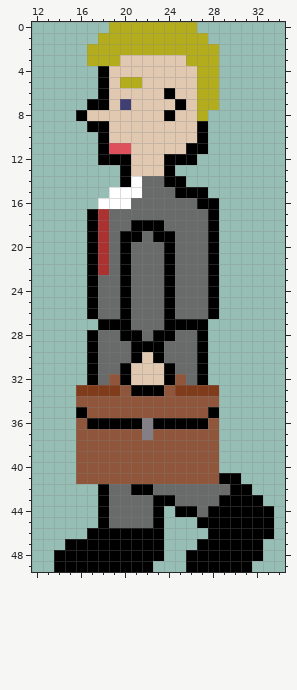
Two versions of one pixel-art file, circular_game/adult theme/adult.aseprite. The picture above was drawn from the file before the commit.
50x50 pixels, 1 frame. Shown: x 12..34, y 0..49.
After the commit:
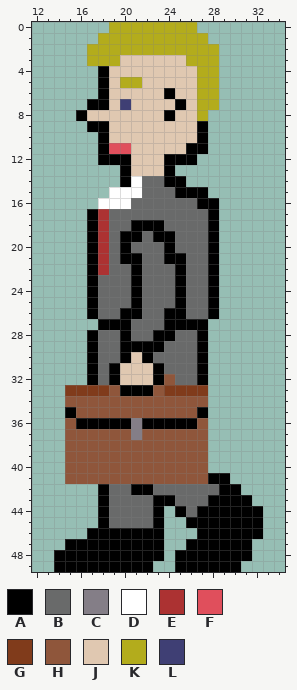
Palette (. is transparent): A #000000  B #696a6a  C #847e87  D #ffffff  E #ac3232  F #e04f5c  G #803b1b  H #8f563b  J #e0c8b1  K #b3ac1c  L #3f3f74
What changed:
{"y":21,"x":21,"old":"B","new":"A"}
{"y":21,"x":25,"old":"B","new":"A"}
{"y":22,"x":20,"old":"AB","new":"BA"}
{"y":22,"x":24,"old":"AB","new":"BA"}
{"y":23,"x":20,"old":"AB","new":"BA"}
{"y":23,"x":24,"old":"AB","new":"BA"}
{"y":24,"x":20,"old":"AB","new":"BA"}
{"y":24,"x":24,"old":"AB","new":"BA"}
{"y":25,"x":20,"old":"AB","new":"BA"}
{"y":25,"x":24,"old":"AB","new":"BA"}
{"y":26,"x":21,"old":"B","new":"A"}
{"y":26,"x":25,"old":"B","new":"A"}
{"y":28,"x":21,"old":"A","new":"B"}
{"y":29,"x":20,"old":"B","new":"A"}
{"y":30,"x":20,"old":"BAJA","new":"AJAB"}
{"y":31,"x":19,"old":"BA","new":"AJ"}
{"y":31,"x":23,"old":"JA","new":"AB"}
{"y":32,"x":19,"old":"HA","new":"AJ"}
{"y":32,"x":23,"old":"JAH","new":"AHB"}
{"y":33,"x":15,"old":".","new":"G"}
{"y":33,"x":19,"old":"GH","new":"HA"}
{"y":33,"x":23,"old":"AH","new":"HG"}
{"y":33,"x":28,"old":"G","new":"."}
{"y":34,"x":15,"old":".","new":"H"}
{"y":34,"x":28,"old":"H","new":"."}
{"y":35,"x":15,"old":".A","new":"AH"}
{"y":35,"x":27,"old":"HA","new":"A."}
{"y":36,"x":15,"old":".H","new":"HA"}
{"y":36,"x":21,"old":"AC","new":"CA"}
{"y":36,"x":27,"old":"AH","new":"H."}
{"y":37,"x":15,"old":".","new":"H"}
{"y":37,"x":21,"old":"HC","new":"CH"}
{"y":37,"x":28,"old":"H","new":"."}
{"y":38,"x":15,"old":".","new":"H"}
{"y":38,"x":28,"old":"H","new":"."}
{"y":39,"x":15,"old":".","new":"H"}
{"y":39,"x":28,"old":"H","new":"."}
{"y":40,"x":15,"old":".","new":"H"}
{"y":40,"x":28,"old":"H","new":"."}
{"y":41,"x":15,"old":".","new":"H"}
{"y":41,"x":28,"old":"H","new":"A"}
{"y":41,"x":30,"old":"A","new":"."}
{"y":42,"x":29,"old":"B","new":"A"}
{"y":42,"x":31,"old":"A","new":"."}
{"y":43,"x":28,"old":"B","new":"A"}
{"y":43,"x":32,"old":"A","new":"."}
{"y":44,"x":26,"old":"AB","new":"BA"}
{"y":44,"x":33,"old":"A","new":"."}
{"y":45,"x":26,"old":".","new":"A"}
{"y":45,"x":33,"old":"A","new":"."}
{"y":46,"x":27,"old":".","new":"A"}
{"y":46,"x":33,"old":"A","new":"."}
{"y":47,"x":26,"old":".","new":"A"}
{"y":47,"x":32,"old":"A","new":"."}
{"y":48,"x":25,"old":".","new":"A"}
{"y":48,"x":32,"old":"A","new":"."}
{"y":49,"x":25,"old":".","new":"A"}
{"y":49,"x":31,"old":"A","new":"."}
